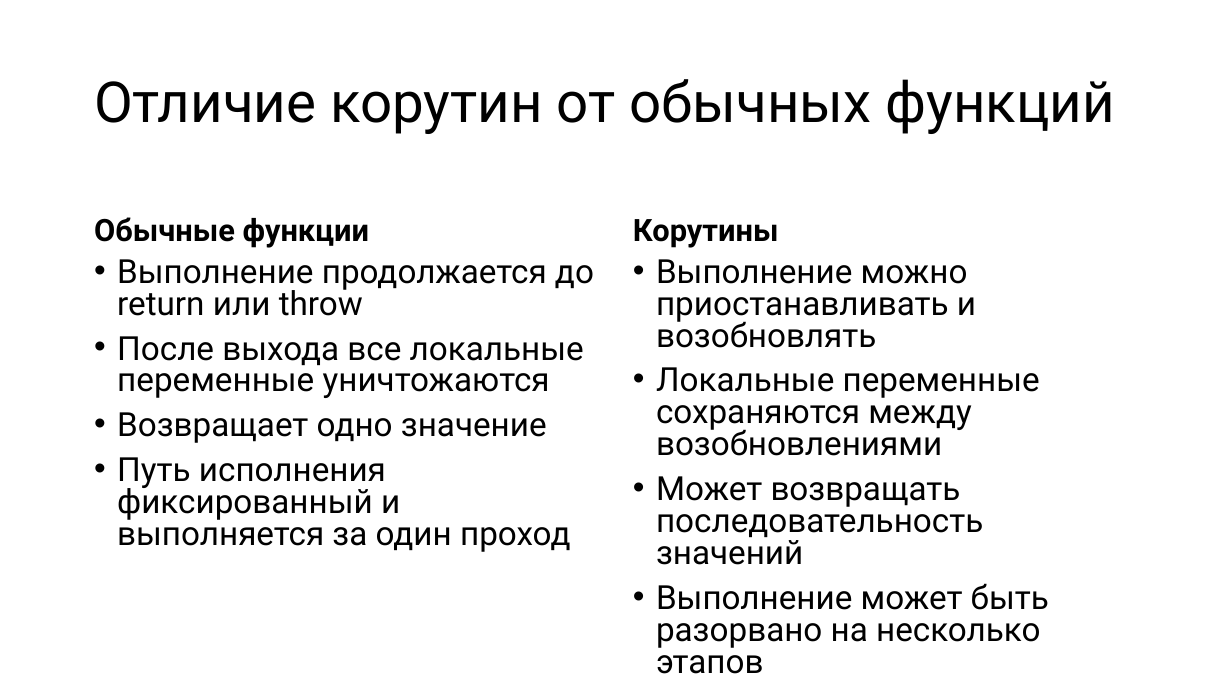
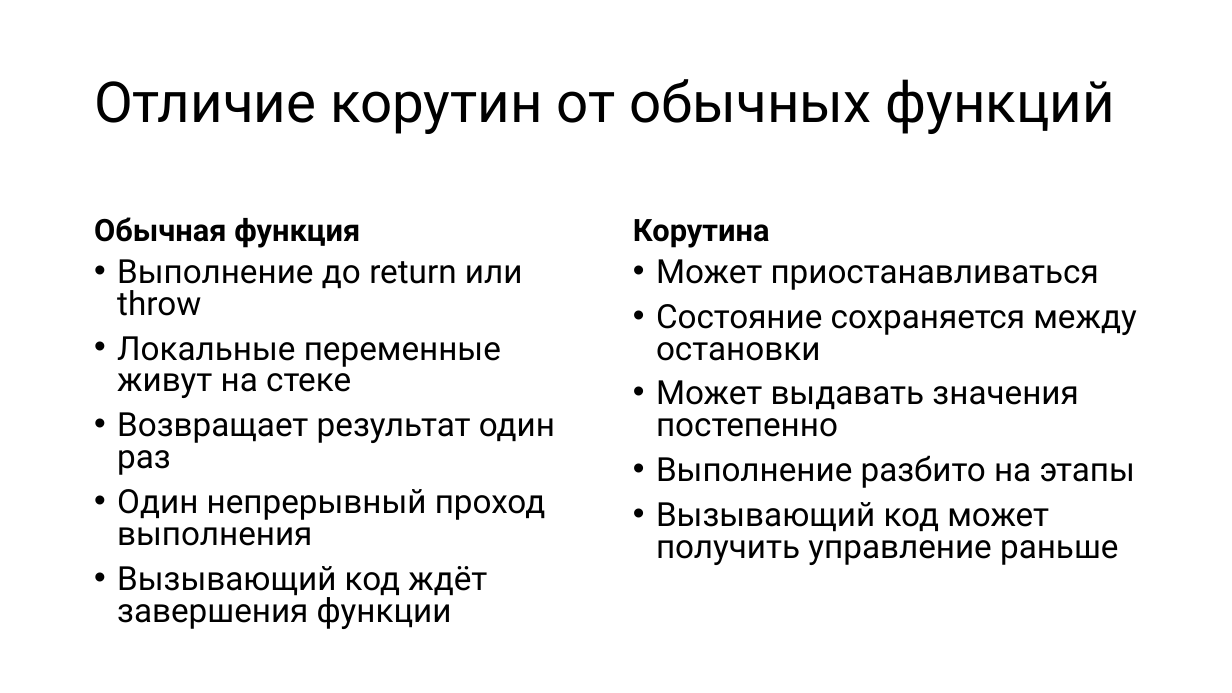
Before and after one commit to alexey-malov/pc, a slide deck: slide 4 of lectures/12/Coroutines.pptx (slide 3 before the commit). Drawn at 1232x693 pixels with LibreOffice and Linux fonts; fonts in the diff are those of the drawing. Boxes give left, top, right and bottom in pixels: in the first picture for what was removed or moved away, otherwise in the second. Text is boxed around its words. In the diff, an @@ line names an element or a change of style, - is before the commit and + after.

Commit message:
Обновил лекцию по корутинам

```diff
--- a/lectures/12/Coroutines.pptx
+++ b/lectures/12/Coroutines.pptx
@@ text at box(94, 217, 360, 248): text changed @@
-Обычные функции
+Обычная функция
@@ text at box(633, 219, 770, 248): text changed @@
-Корутины
+Корутина
@@ text at box(117, 259, 555, 629): text changed @@
-• Выполнение продолжается до return или throw
-• После выхода все локальные переменные уничтожаются
-• Возвращает одно значение
-• Путь исполнения фиксированный и выполняется за один проход
+• Выполнение до return или throw
+• Локальные переменные живут на стеке
+• Возвращает результат один раз
+• Один непрерывный проход выполнения
+• Вызывающий код ждёт завершения функции
@@ text at box(656, 259, 1137, 565): text changed @@
-• Выполнение можно приостанавливать и возобновлять
-• Локальные переменные сохраняются между возобновлениями
-• Может возвращать последовательность значений
-• Выполнение может быть разорвано на несколько этапов
+• Может приостанавливаться
+• Состояние сохраняется между остановки
+• Может выдавать значения постепенно
+• Выполнение разбито на этапы
+• Вызывающий код может получить управление раньше
```
Also in this commit, not shown: 24 other slides changed, 8 slides added, 2 slides removed, 1 other file.
